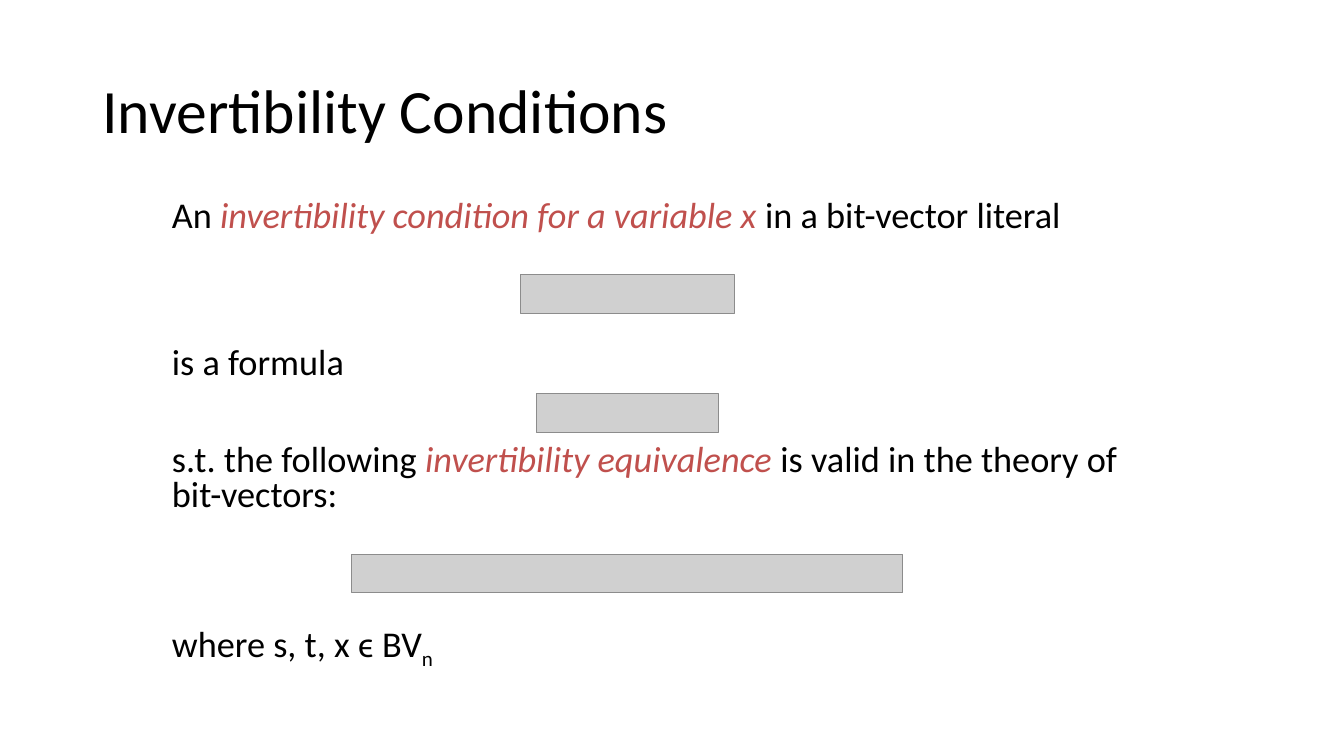
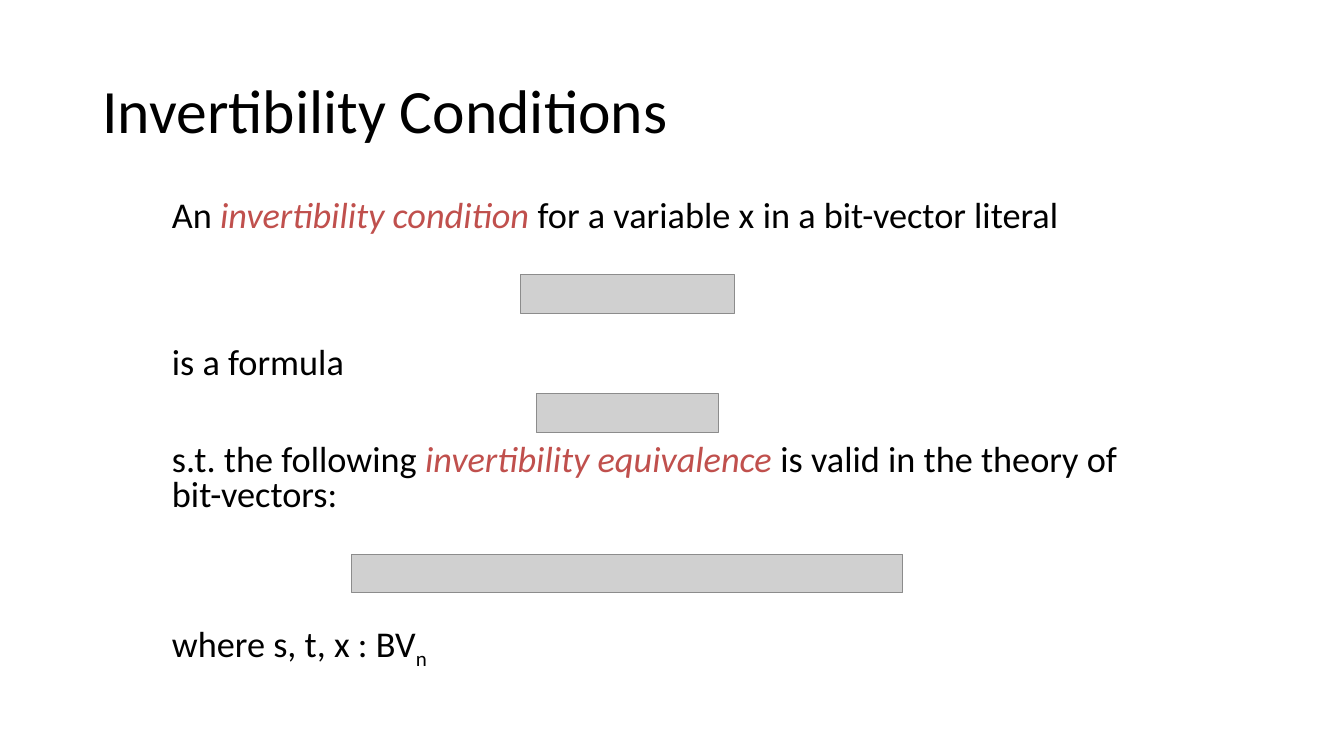
Before and after one commit to arjunvish/pxtp2019presentation, a slide deck: slide 5 of Presentation.pptx. Drawn at 1344x756 pixels with LibreOffice and Linux fonts; fonts in the diff are those of the drawing; grey boxes stand for pictures. Boxes give left, top, right and bottom in pixels: in the first picture for what was removed or moved away, otherwise in the second. Text is boxed around its words. In the diff, an @@ line names an element or a change of style, - is before the commit and + after.

```diff
--- a/Presentation.pptx
+++ b/Presentation.pptx
@@ text at bbox=[172, 202, 1058, 234]: text colour #C0504D to #000000, italic off in "for a variable x" @@
@@ text at bbox=[172, 631, 350, 662]: text changed @@
-where s, t, x ϵ BVn
+where s, t, x : BVn
```
Also in this commit, not shown: 12 other slides changed, 1 slide added, 1 slide removed.
